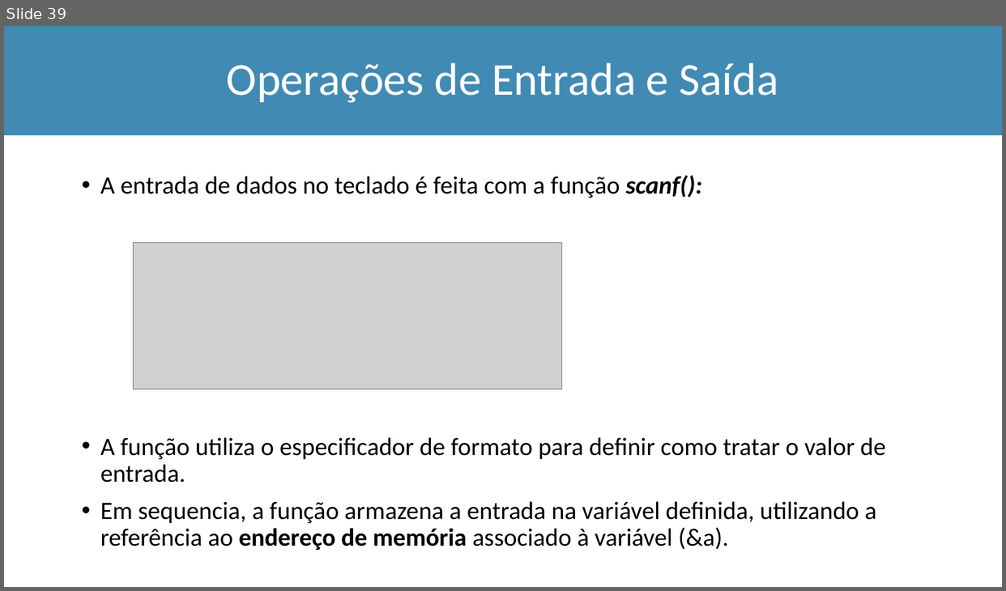
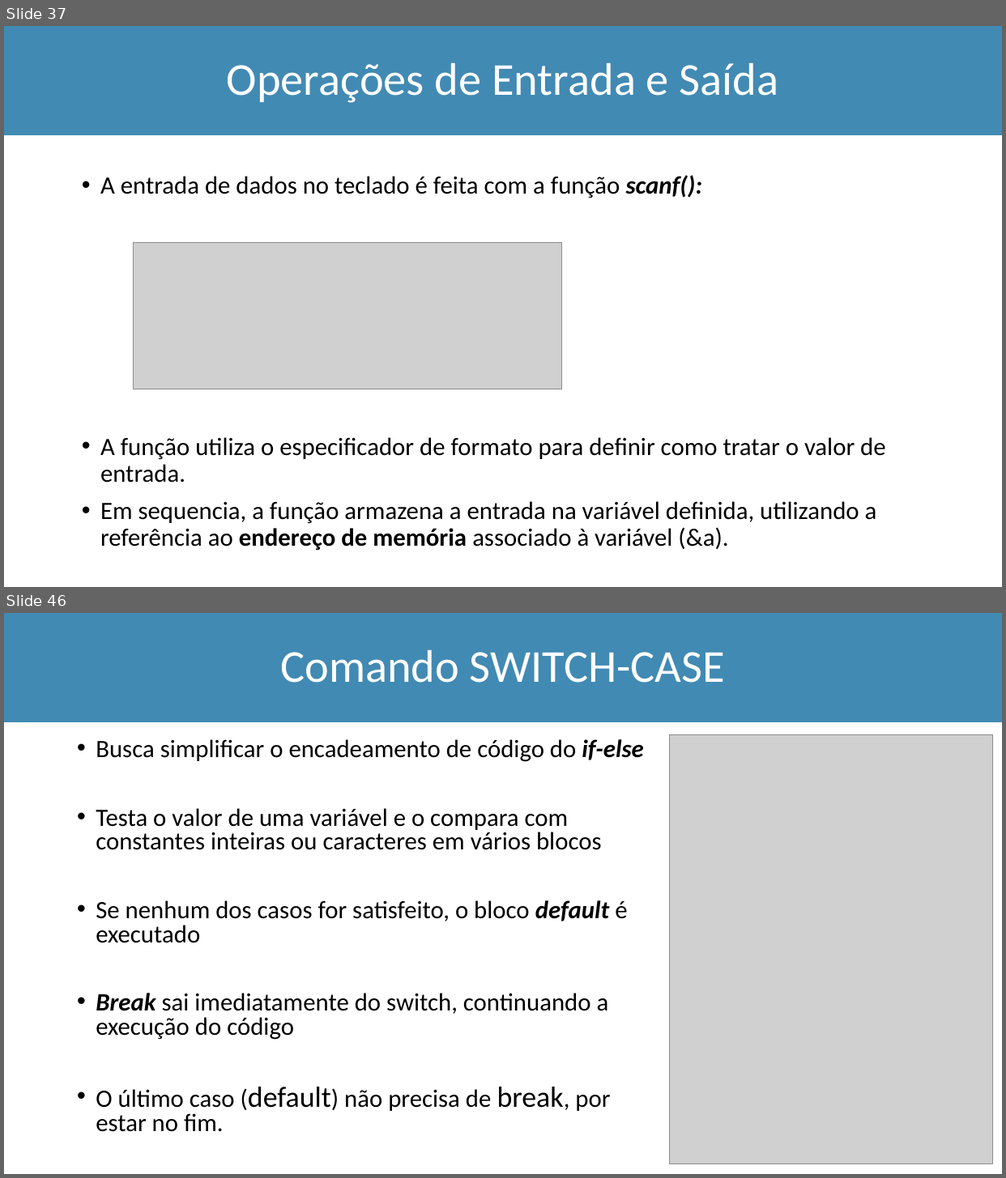
Before and after one commit to Marcio-Salmazo/Aulas, a slide deck: UNIUBE-LP/Teoria_LP.pptx. Shown one above the other, each under a label of ours: slide 39 before the commit, slides 37 and 46 after it; the slides between them are not shown. The pictures are 1006x591 and 1006x1178 pixels, drawn with LibreOffice and Linux fonts; fonts in the diff are those of the drawing; grey boxes stand for pictures. Boxes give left, top, right and bottom in pixels: in the first picture for what was removed or moved away, otherwise in the second. Text is boxed around its words. In the diff, an @@ line names an element or a change of style, - is before the commit and + after.

```diff
--- a/UNIUBE-LP/Teoria_LP.pptx
+++ b/UNIUBE-LP/Teoria_LP.pptx
@@ slide 46 added at (4,613,1002,1174), background #FFFFFF @@
@@ rectangle added at (4,613,1002,722), fill #418AB3, outline #418AB3 1 pt @@
@@ title added at (280,650,725,683), 44 pt, text #FFFFFF @@
+Comando SWITCH-CASE
@@ text added at (96,739,643,1132), 24 pt, text #000000 @@
+• Busca simplificar o encadeamento de código do if-else
+• Testa o valor de uma variável e o compara com constantes inteiras ou caracteres em vários blocos
+• Se nenhum dos casos for satisfeito, o bloco default é executado
+• Break sai imediatamente do switch, continuando a execução do código
+• O último caso (default) não precisa de break, por estar no fim.
@@ picture added at (670,735,993,1165) @@
@@ what was slide 39 is now slide 37 @@
```
Also in this commit, not shown: 3 slides changed, 14 other slides added, 3 other files.
